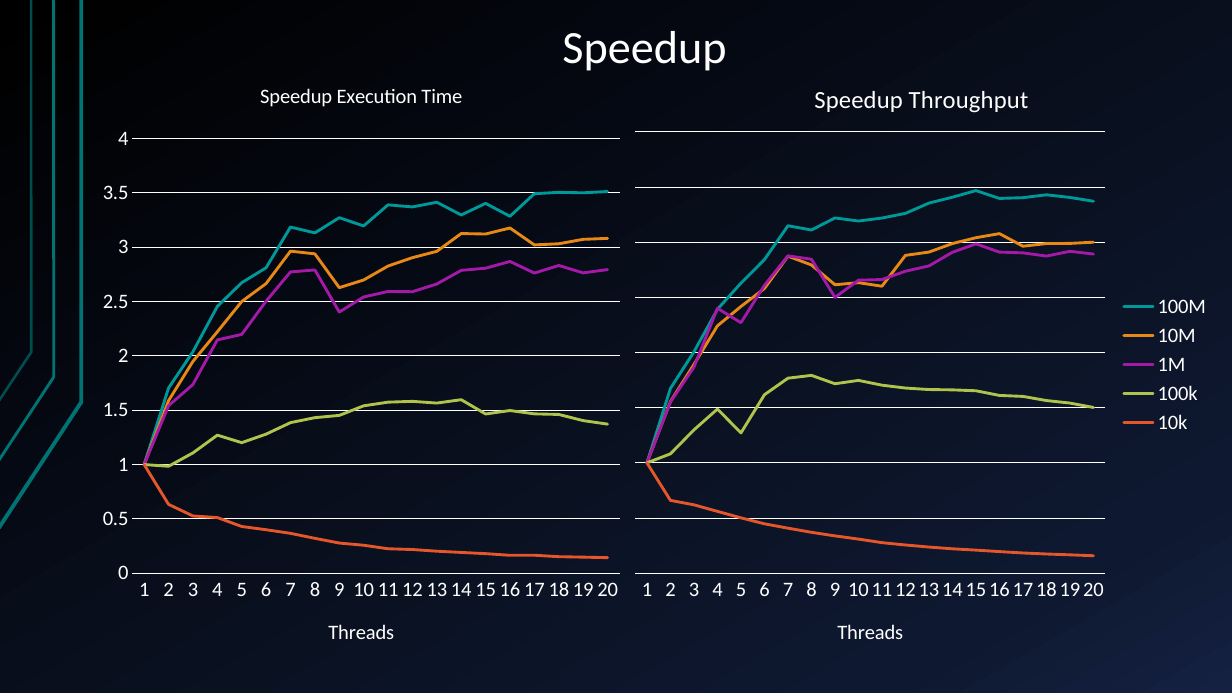
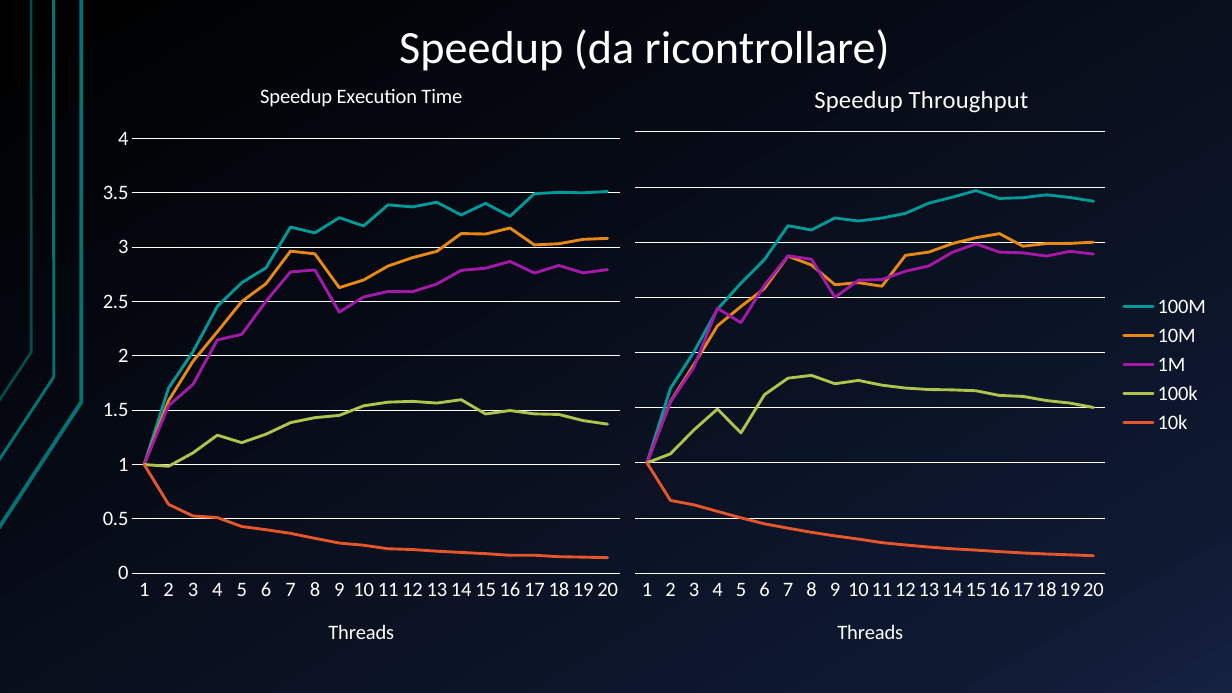
Before and after one commit to glmquint/K-Means-local, a slide deck: slide 7 of documentazione/presentazione.pptx. Drawn at 1232x693 pixels with LibreOffice and Linux fonts; fonts in the diff are those of the drawing. Boxes give left, top, right and bottom in pixels: in the first picture for what was removed or moved away, otherwise in the second. Text is boxed around its words. In the diff, an @@ line names an element or a change of style, - is before the commit and + after.

```diff
--- a/documentazione/presentazione.pptx
+++ b/documentazione/presentazione.pptx
@@ title at [399, 29, 890, 71]: text changed @@
-Speedup
+Speedup (da ricontrollare)
```
Also in this commit, not shown: 1 other slide changed, 2 slides added.
